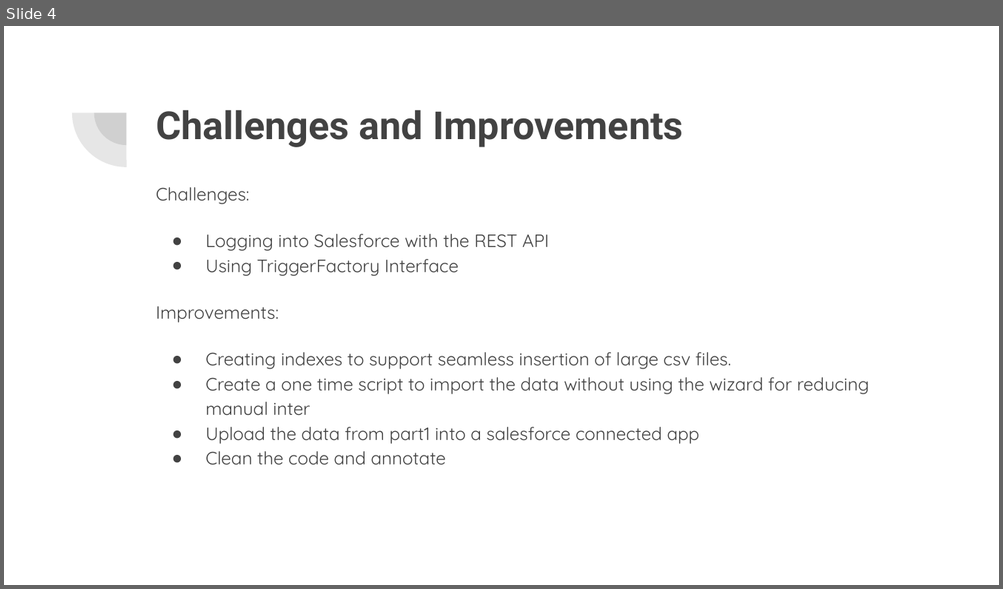
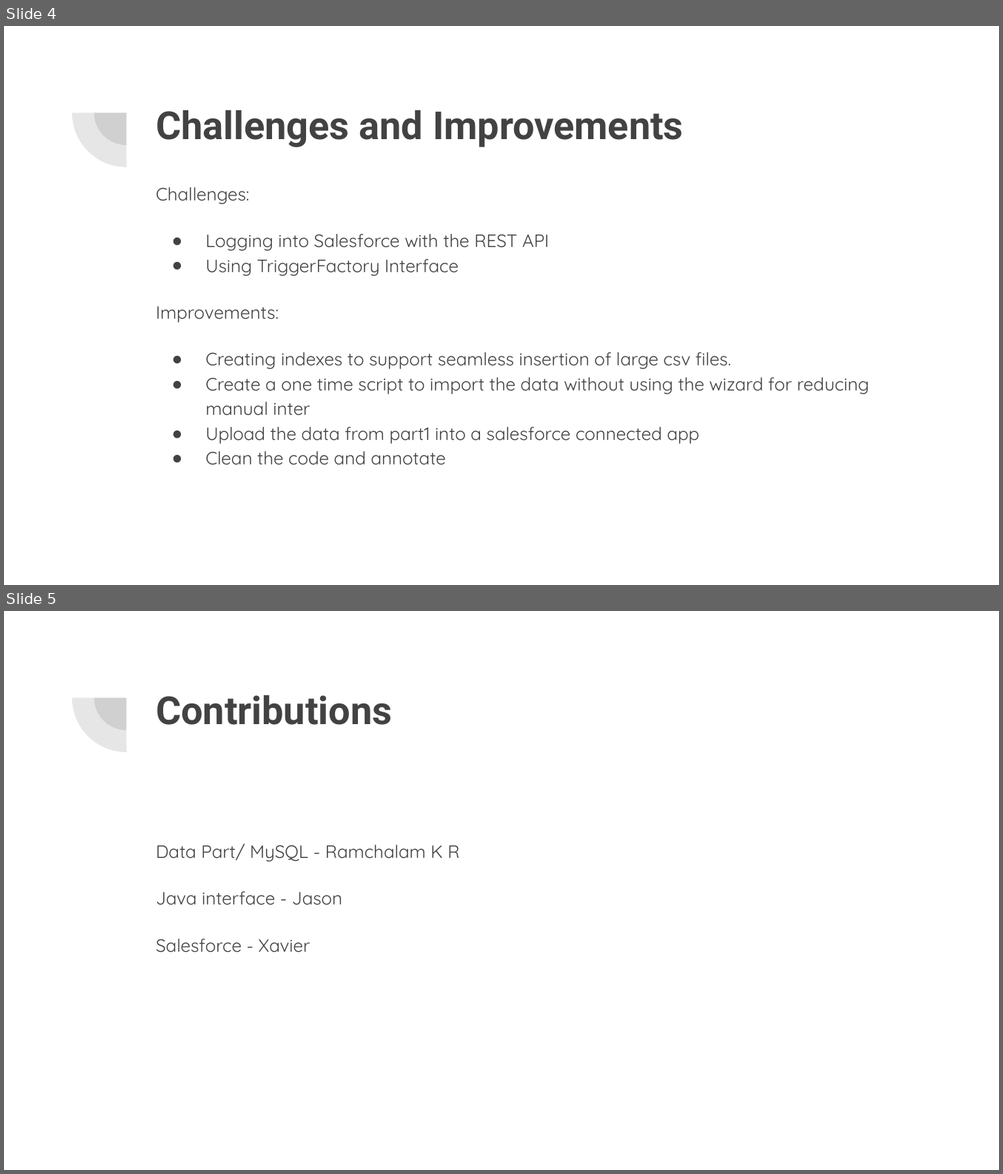
Before and after one commit to jc617/DeloitteCDCHackathon2018, a slide deck: Presentation/Deloitte Hackthon DataDominators.pptx. Shown one above the other, each under a label of ours: slide 4 before the commit, slides 4 and 5 after it. The pictures are 1003x589 and 1003x1174 pixels, drawn with LibreOffice and Linux fonts; fonts in the diff are those of the drawing. Boxes give left, top, right and bottom in pixels: in the first picture for what was removed or moved away, otherwise in the second. Text is boxed around its words. In the diff, an @@ line names an element or a change of style, - is before the commit and + after.

Commit message:
Presntation

```diff
--- a/Presentation/Deloitte Hackthon DataDominators.pptx
+++ b/Presentation/Deloitte Hackthon DataDominators.pptx
@@ slide 5 added at [4, 611, 999, 1170], background #FFFFFF; not listed: 2 template elements that a slide beside it also shows @@
@@ title added at [156, 695, 392, 725], 28 pt, text #424242, bold @@
+Contributions
@@ text added at [156, 843, 459, 952], 13 pt, text #424242 @@
+Data Part/ MySQL - Ramchalam K R
+Java interface - Jason
+Salesforce - Xavier
```
